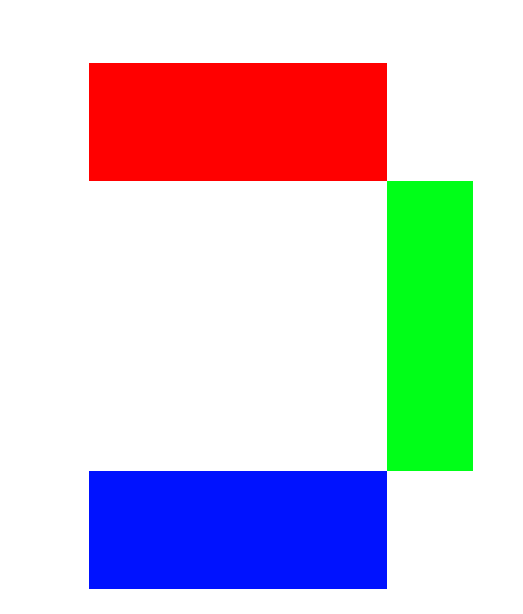
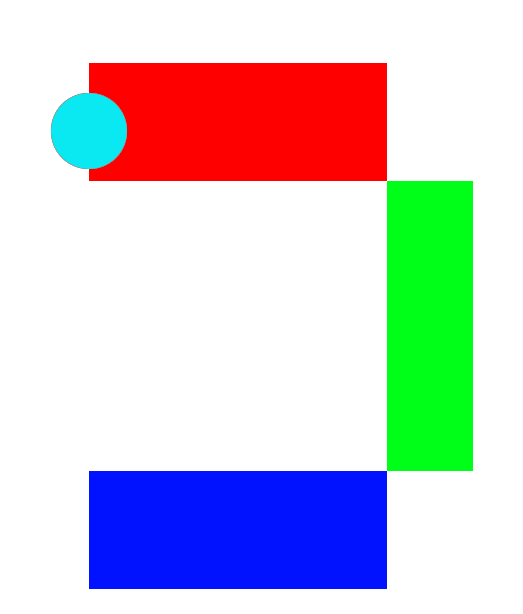
Layered file, before and after one edit (523 × 614). Changes by layer:
added group "Body" with 3 layers above "Middle" over [51, 93, 127, 169]
added group "Group 1" with 1 layers in group "Body" over [51, 93, 127, 169]
added layer "Layer 1" in group "Group 1" over [51, 93, 127, 169]
moved "Top" into group "Body" over [89, 93, 127, 169]
